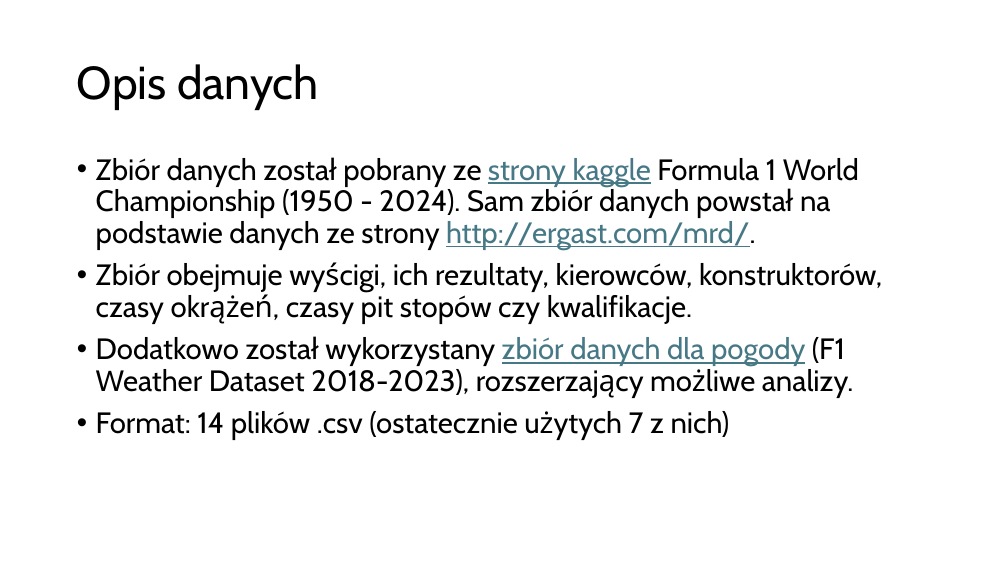
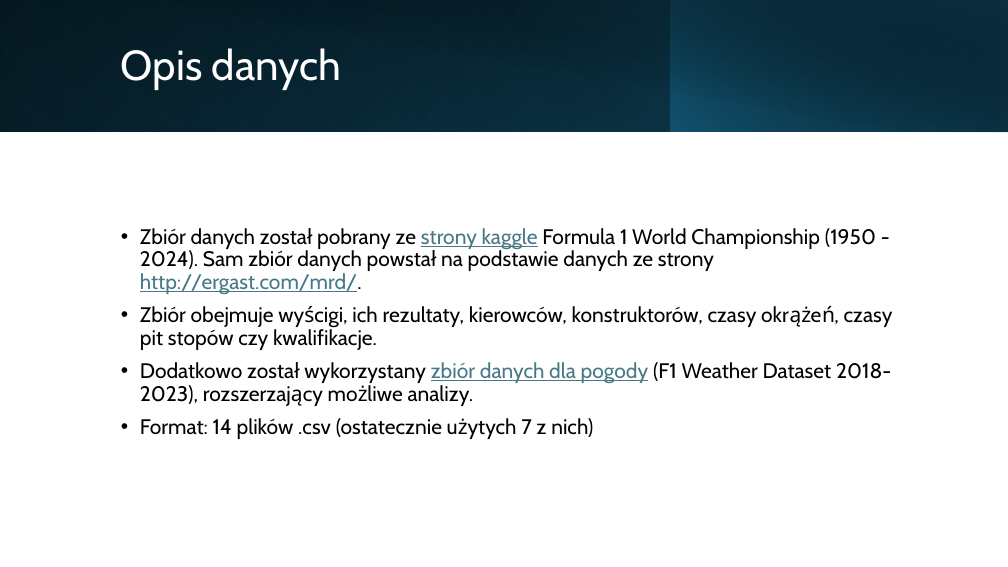
Before and after one commit to lmProgramming/uni-data-warehouse, a slide deck: slide 2 of project/stage04/Projekt hurtowni danych.pptx. Drawn at 1008x567 pixels with LibreOffice and Linux fonts; fonts in the diff are those of the drawing. Boxes give left, top, right and bottom in pixels: in the first picture for what was removed or moved away, otherwise in the second. Text is boxed around its words. In the diff, an @@ line names an element or a change of style, - is before the commit and + after.

```diff
--- a/project/stage04/Projekt hurtowni danych.pptx
+++ b/project/stage04/Projekt hurtowni danych.pptx
@@ rectangle added at bbox=[0, 0, 1008, 132], fill gradient #000000 to #104862 @@
@@ rectangle added at bbox=[0, 0, 671, 132], fill gradient #156082 to #0B3041 @@
@@ rectangle added at bbox=[38, 0, 1008, 132], fill gradient #000000 to #0B3041 @@
@@ title "Opis danych": place and size @@
-title "Opis danych" at bbox=[77, 64, 319, 110]
+title "Opis danych" at bbox=[121, 48, 341, 90]
@@ title "Opis danych" at bbox=[121, 48, 341, 90]: size 44 to 40 pt, text colour #000000 to #FFFFFF @@
@@ rectangle added at bbox=[671, 0, 1008, 132], fill gradient #156082 to #000000 @@
@@ text "Zbiór danych został pobrany ze ...": place and size @@
-text "Zbiór danych został pobrany ze ..." at bbox=[96, 158, 882, 440]
+text "Zbiór danych został pobrany ze ..." at bbox=[140, 228, 893, 439]
@@ text "Zbiór danych został pobrany ze ..." at bbox=[140, 228, 893, 439]: size 28 to 20 pt; vertical alignment top to middle @@
```
Also in this commit, not shown: 2 other slides changed, 4 slides added, 4 slides removed, 1 other file.
